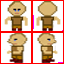
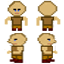
Two versions of the same layered image (64x64). Layer-by-layer changes:
hid "Layer" over [left=0, top=0, right=64, bottom=64]
added group "gubbe" with 8 layers above "Background" over [left=3, top=0, right=62, bottom=64]
moved "stickman.png" into group "gubbe" over [left=3, top=0, right=29, bottom=32]
moved "Layer Group #1" into group "gubbe" over [left=24, top=32, right=60, bottom=63]
moved "stickman.png copy #2" into group "gubbe" over [left=35, top=0, right=62, bottom=32]
moved "Layer Group" into group "gubbe" over [left=3, top=63, right=31, bottom=64]
